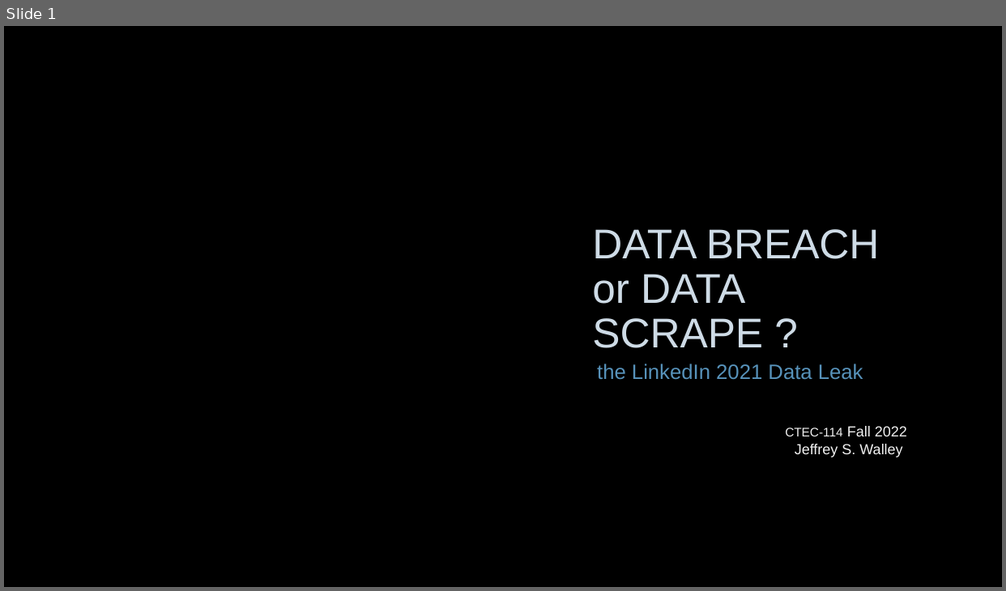
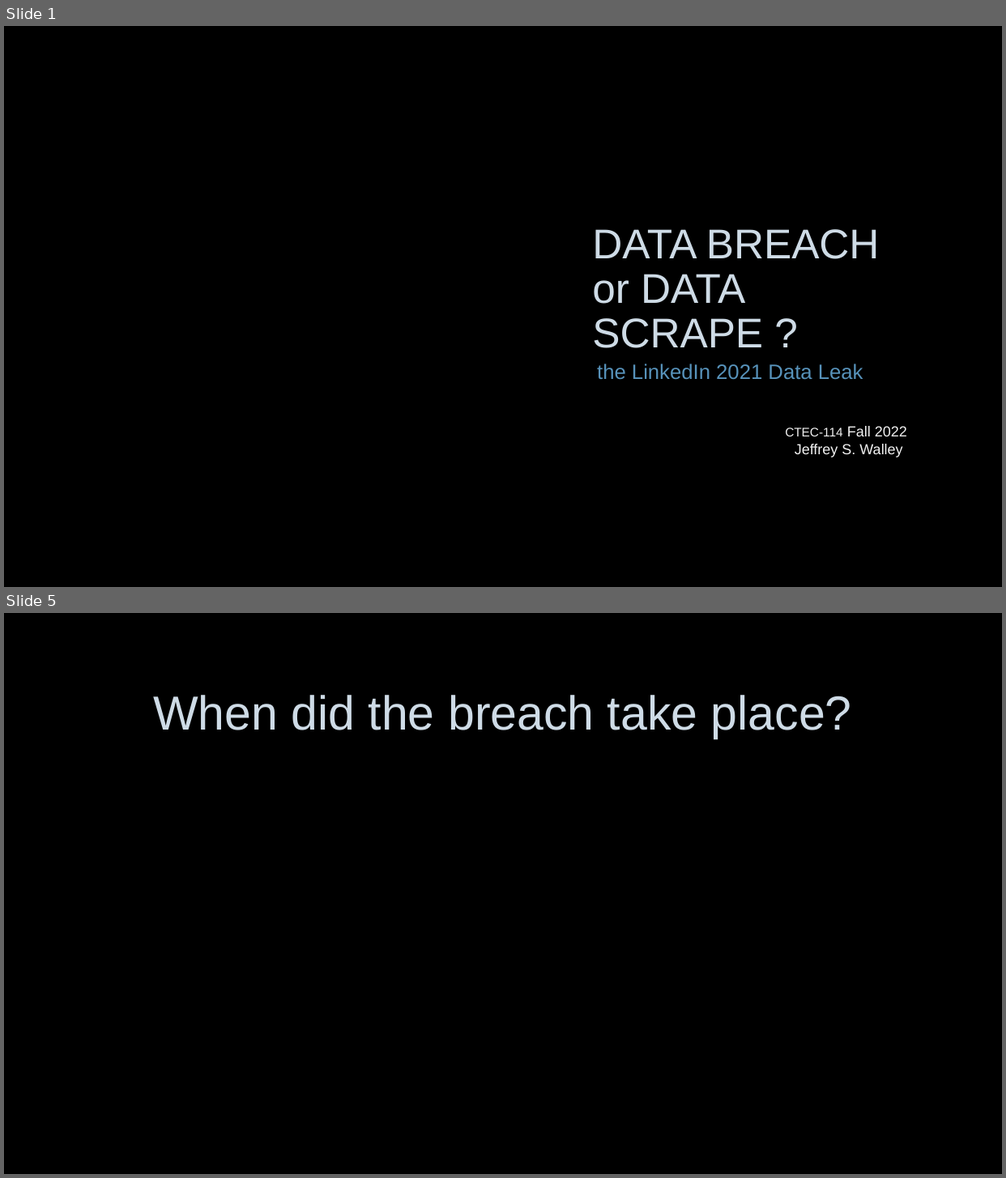
Before and after one commit to Ploppa-Smurph/ctec114_IT_SoftwareSupport, a slide deck: dataBreach.pptx. Shown one above the other, each under a label of ours: slide 1 before the commit, slides 1 and 5 after it; the slides between them are not shown. The pictures are 1006x591 and 1006x1178 pixels, drawn with LibreOffice and Linux fonts; fonts in the diff are those of the drawing; background and template pictures are left out. Boxes give left, top, right and bottom in pixels: in the first picture for what was removed or moved away, otherwise in the second. Text is boxed around its words. In the diff, an @@ line names an element or a change of style, - is before the commit and + after.

```diff
--- a/dataBreach.pptx
+++ b/dataBreach.pptx
@@ slide 5 added at [4,613,1002,1174], background picture (left out) @@
@@ title added at [153,695,852,739], 46 pt, text #CEDBE6 @@
+When did the breach take place?
```
Also in this commit, not shown: 3 other slides added, 1 slide removed.
